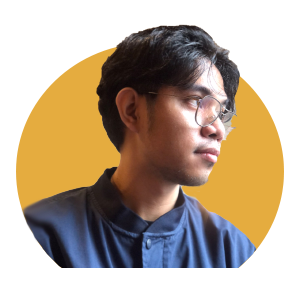
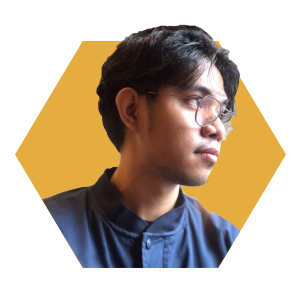
Before/after of a 300 × 300 layered artwork. What changed in the layer stack:
painted on "Layer 3" over bbox(20, 198, 257, 268)
added layer "Polygon 1" above "Ellipse 1" over bbox(15, 41, 286, 268)
hid "Ellipse 1" over bbox(16, 43, 284, 268)
